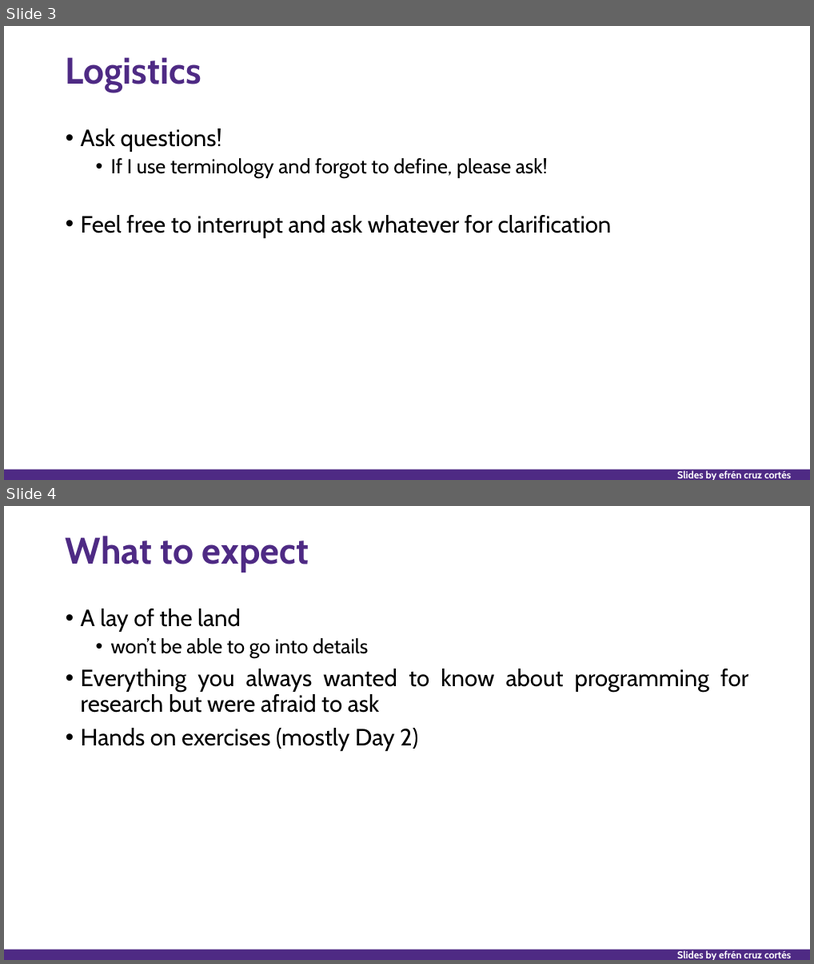
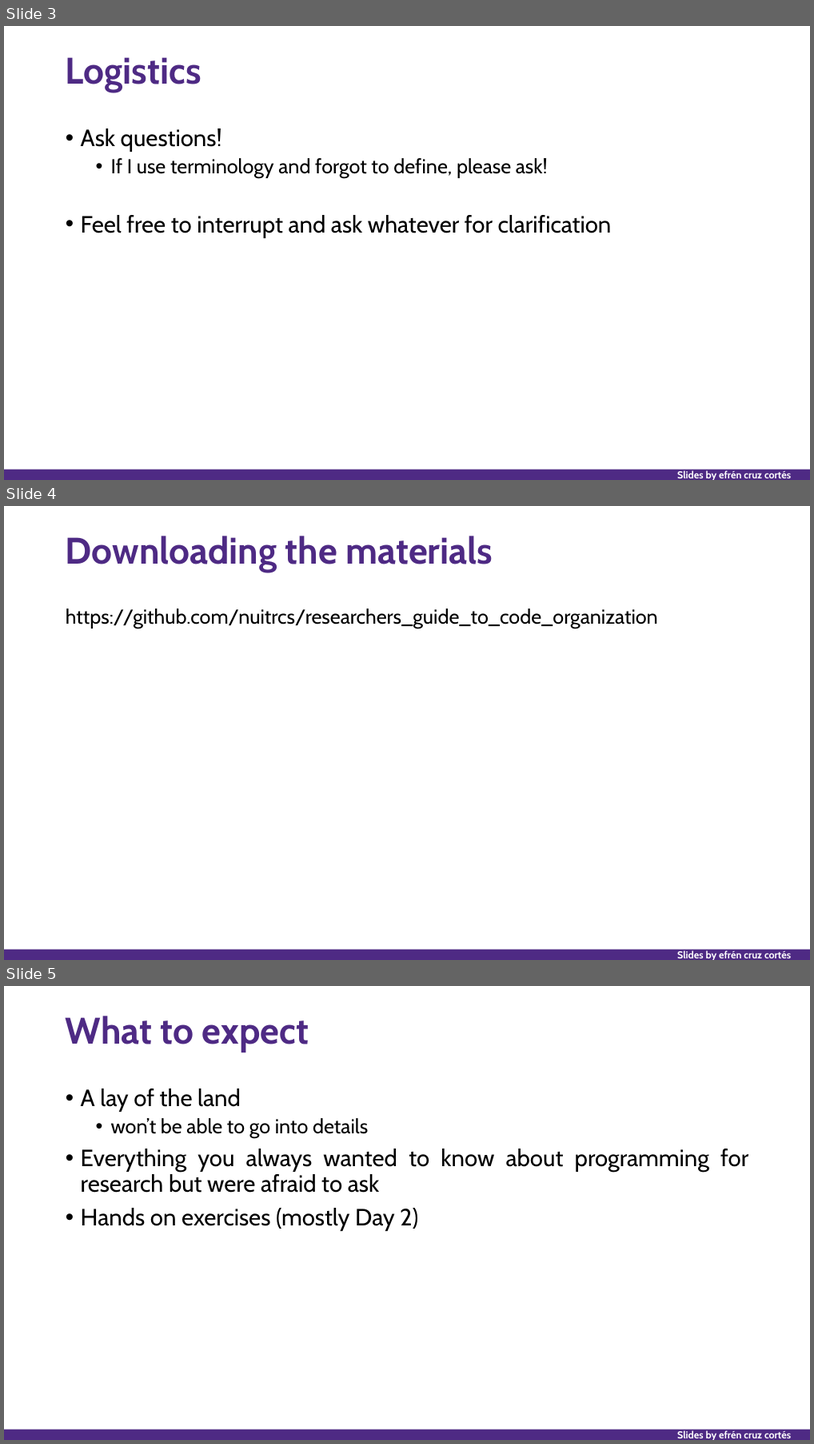
Before and after one commit to nuitrcs/researchers_guide_to_code_organization, a slide deck: researchers_guide_to_code_organization_day_1.pptx. Shown one above the other, each under a label of ours: slides 3 and 4 before the commit, slides 3, 4 and 5 after it. The pictures are 814x964 and 814x1444 pixels, drawn with LibreOffice and Linux fonts; fonts in the diff are those of the drawing. Boxes give left, top, right and bottom in pixels: in the first picture for what was removed or moved away, otherwise in the second. Text is boxed around its words. In the diff, an @@ line names an element or a change of style, - is before the commit and + after.

```diff
--- a/researchers_guide_to_code_organization_day_1.pptx
+++ b/researchers_guide_to_code_organization_day_1.pptx
@@ slide 4 added at <box>4,506,810,960</box>, background #FFFFFF; not listed: 2 template elements that a slide beside it also shows @@
@@ title added at <box>66,536,494,572</box>, 44 pt, text #4E2A84, bold @@
+Downloading the materials
@@ text added at <box>66,608,658,628</box>, 24 pt, text #000000 @@
+https://github.com/nuitrcs/researchers_guide_to_code_organization
@@ what was slide 4 is now slide 5 @@
```
Also in this commit, not shown: 1 slide changed, 2 other slides added, 1 other file.
